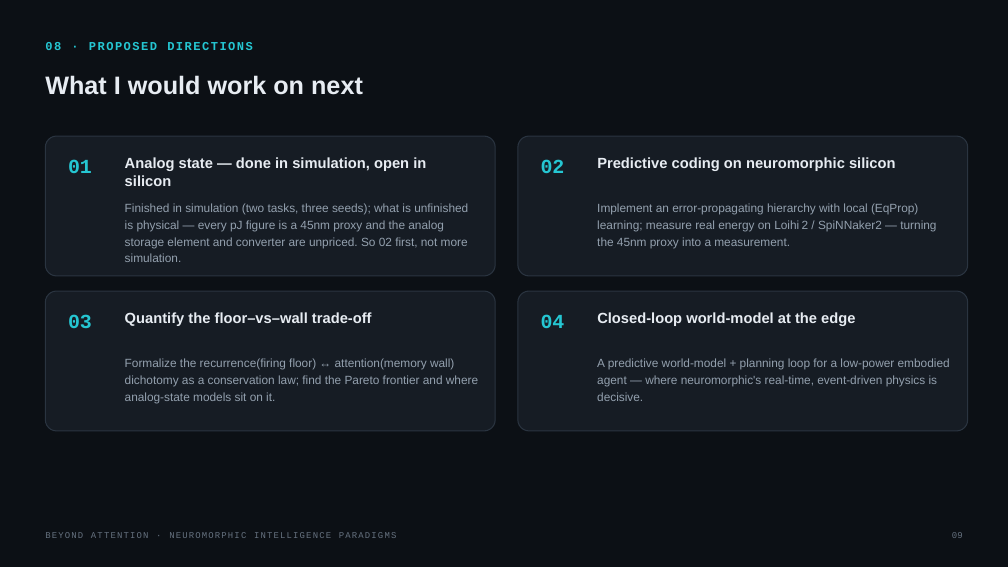
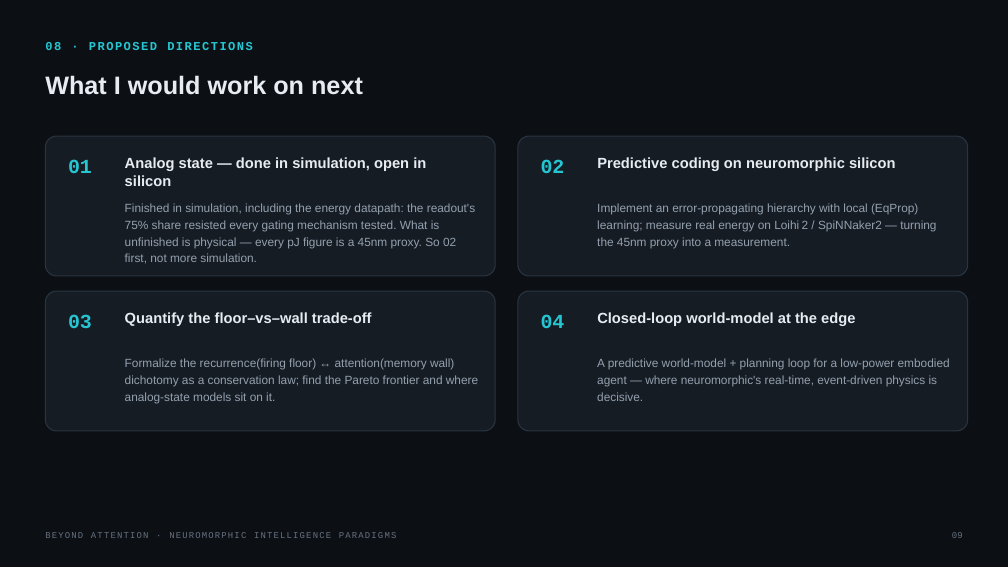
Before and after one commit to zeyuyuyu/sparsity-ceiling, a slide deck: slide 9 of talk/beyond_attention_paradigms.pptx. Drawn at 1008x567 pixels with LibreOffice and Linux fonts; fonts in the diff are those of the drawing. Boxes give left, top, right and bottom in pixels: in the first picture for what was removed or moved away, otherwise in the second. Text is boxed around its words. In the diff, an @@ line names an element or a change of style, - is before the commit and + after.

```diff
--- a/talk/beyond_attention_paradigms.pptx
+++ b/talk/beyond_attention_paradigms.pptx
@@ text at [125,203,475,264]: text changed @@
-Finished in simulation (two tasks, three seeds); what is unfinished is physical — every pJ figure is a 45nm proxy and the analog storage element and converter are unpriced. So 02 first, not more simulation.
+Finished in simulation, including the energy datapath: the readout's 75% share resisted every gating mechanism tested. What is unfinished is physical — every pJ figure is a 45nm proxy. So 02 first, not more simulation.
```
Also in this commit, not shown: 1 other slide changed, 4 other files.
